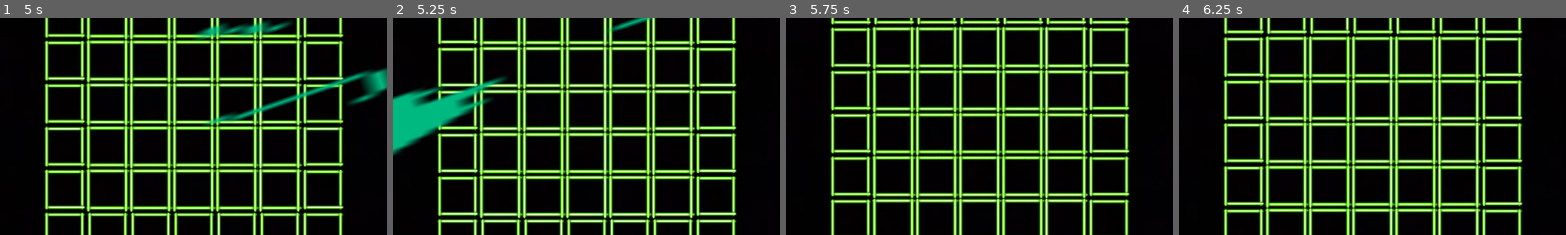
Above: before the commit, frames 1-4 (left to right).
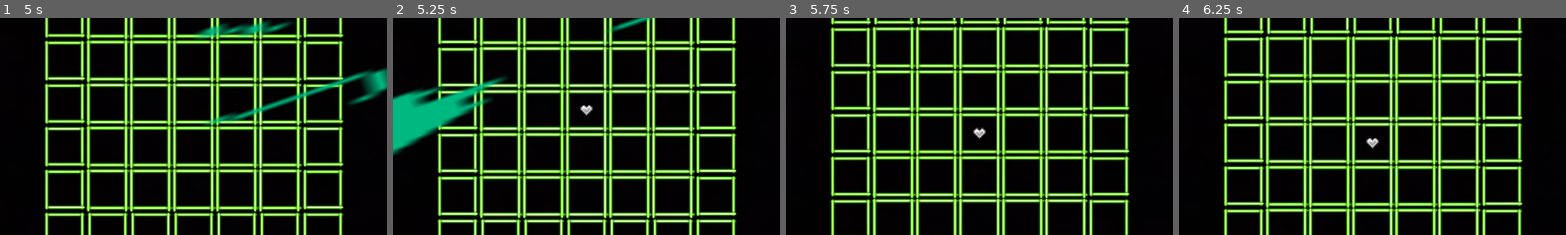
Above: after the commit, the same moments.

Repository: Sam-Gaudet/GameDevProject
Game: Godot game, scene res://Scenes/Gameboard/game_board.tscn
Same seed, same stepped clock (60 frames per second), same inputs: the game is played once before the commit and once after it.
Inputs:
- Up to frame 1 (5 s): no input
- Up to frame 2 (5.25 s): no input
- Up to frame 3 (5.75 s): no input
- Up to frame 4 (6.25 s): no input
The pictures show only the part of the screen within x 25-75%, y 30-80%; the shares and areas given below are measured in that part.

Frame 1 is identical in both runs. In frame 2, 0.1% of the frame differs, in the area x 48-52%, y 40-46%; in frame 3, 0.1%, in the area x 48-52%, y 50-56%; in frame 4, 0.1%.

Commit message:
main character added as a node (no movement yet)

Diff:
--- a/game-dev-project/Scenes/Gameboard/camera.gd
+++ b/game-dev-project/Scenes/Gameboard/camera.gd
@@ -3,6 +3,7 @@
 @onready var sprite_left = $AnimatedSprite2D
 @onready var sprite_right = $AnimatedSprite2D2
 @onready var hide_timer := Timer.new()
+@onready var hero = get_node("../MainCharacter")
 
 var target_rotation = 0.0
 var rotation_speed = 0.1
@@ -54,8 +55,7 @@
 	# Hide both animated sprites
 	sprite_left.visible = false
 	sprite_right.visible = false
-
-	# Smoothly move the camera up by 200 pixels over 1 second
+	hero.visible = true
 	var tween = create_tween()
 	var new_position = position + Vector2(0, -60)
 	tween.tween_property(self, "position", new_position, 1.0).set_trans(Tween.TRANS_SINE).set_ease(Tween.EASE_OUT)
--- a/game-dev-project/Scenes/Gameboard/game_board.tscn
+++ b/game-dev-project/Scenes/Gameboard/game_board.tscn
@@ -45,6 +45,7 @@
 [ext_resource type="Texture2D" uid="uid://dvnid3j1s1hfb" path="res://Assets/GameboardAssets/Fx/Fx05/Fx05_36.png" id="41_pynnk"]
 [ext_resource type="Texture2D" uid="uid://dhnkpquvu4ki" path="res://Assets/GameboardAssets/Fx/Fx05/Fx05_37.png" id="42_l2syn"]
 [ext_resource type="Texture2D" uid="uid://b30pewo2uymbh" path="res://Assets/GameboardAssets/Fx/Fx05/Fx05_38.png" id="43_o16ux"]
+[ext_resource type="Texture2D" uid="uid://i76c8o64rakq" path="res://Assets/GameboardAssets/hearth.png" id="46_uk3bs"]
 
 [sub_resource type="AtlasTexture" id="AtlasTexture_bv5xx"]
 atlas = ExtResource("3_w2c1j")
@@ -743,6 +744,9 @@
 
 [sub_resource type="RectangleShape2D" id="RectangleShape2D_fleov"]
 size = Vector2(1937.49, 1714)
+
+[sub_resource type="CircleShape2D" id="CircleShape2D_uk3bs"]
+radius = 8.0
 
 [node name="GameBoard" type="Node2D"]
 script = ExtResource("1_8iux8")
@@ -849,3 +853,14 @@
 scale = Vector2(0.228646, 0.256709)
 shape = SubResource("RectangleShape2D_fleov")
 debug_color = Color(0.820336, 0.353676, 0.511924, 0.415686)
+
+[node name="MainCharacter" type="CharacterBody2D" parent="."]
+visible = false
+
+[node name="Sprite2D" type="Sprite2D" parent="MainCharacter"]
+position = Vector2(2.38419e-07, 2.38419e-07)
+scale = Vector2(1.6, 1.6)
+texture = ExtResource("46_uk3bs")
+
+[node name="CollisionShape2D" type="CollisionShape2D" parent="MainCharacter"]
+shape = SubResource("CircleShape2D_uk3bs")
Binary file added: game-dev-project/Assets/GameboardAssets/hearth.png
Not shown, added: game-dev-project/Assets/GameboardAssets/hearth.png.import
Not shown: 1 places in game-dev-project/Scenes/Gameboard/game_board.tscn that only renumber resources
